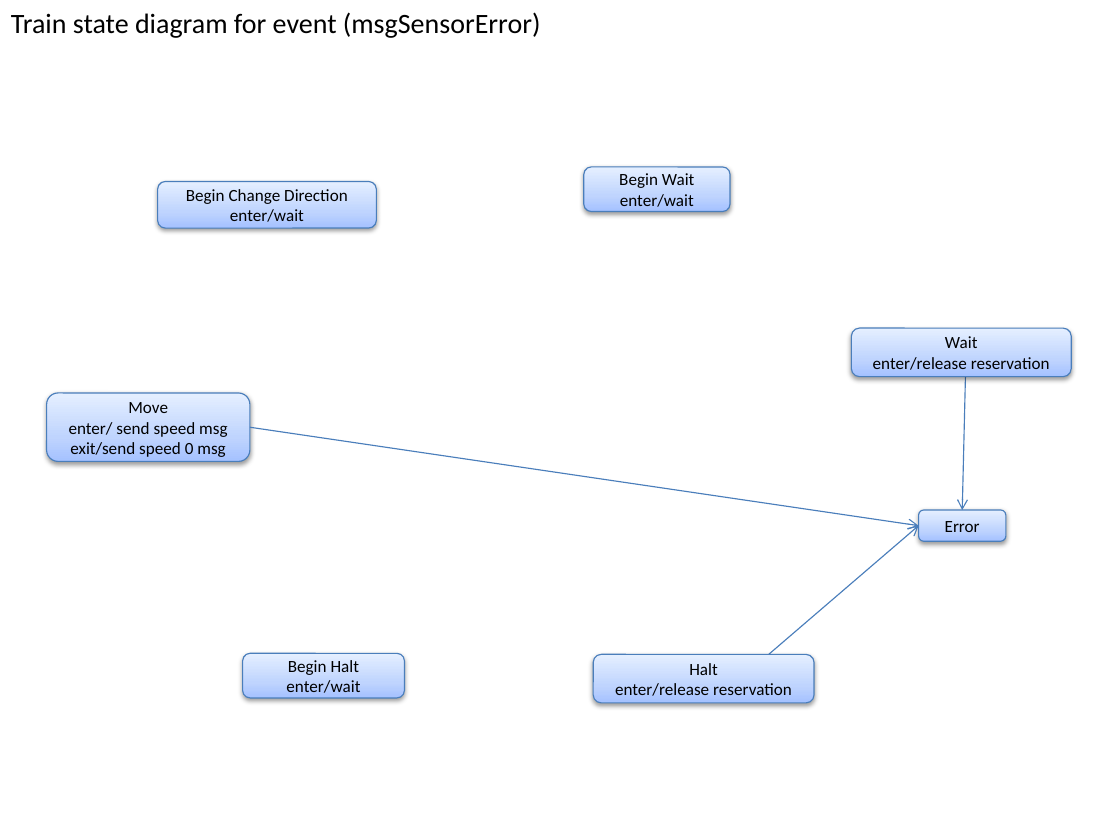
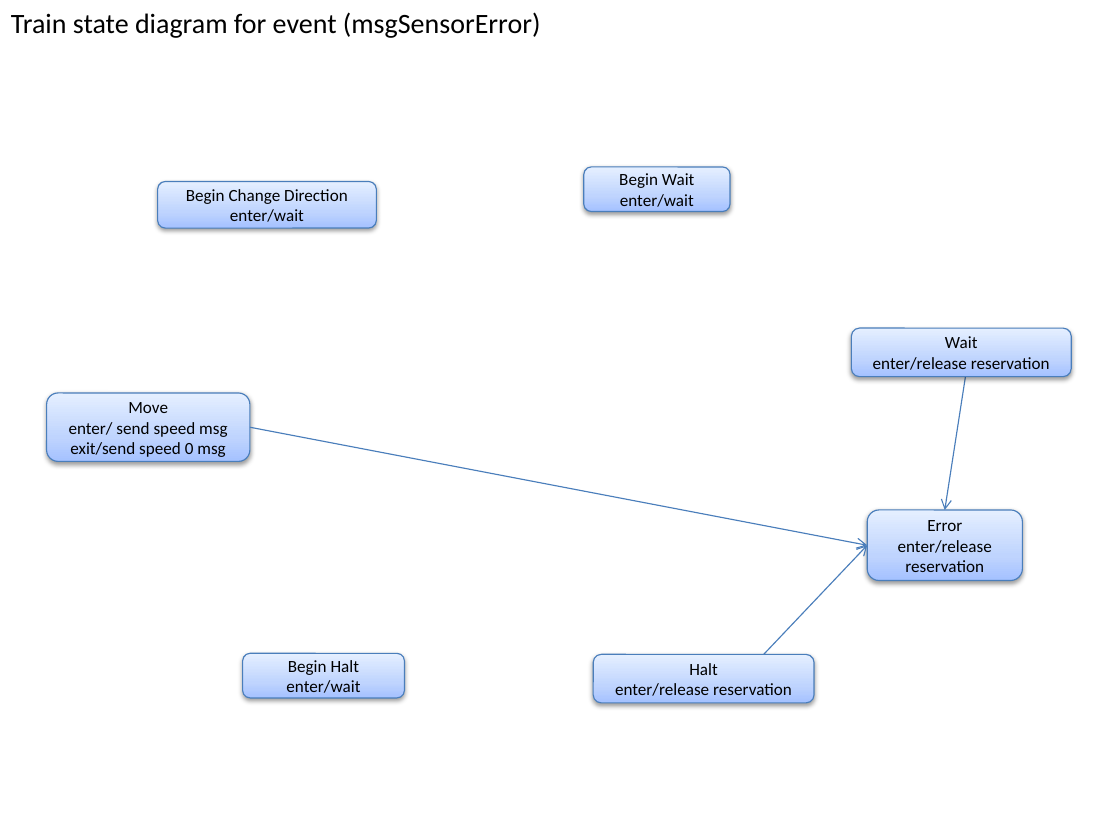
Before and after one commit to mlozborne/motin, a slide deck: slide 44 of Documentation/Design/ControllerDesign.pptx. Drawn at 1120x840 pixels with LibreOffice and Linux fonts; fonts in the diff are those of the drawing. Boxes give left, top, right and bottom in pixels: in the first picture for what was removed or moved away, otherwise in the second. Text is boxed around its words. In the diff, an @@ line names an element or a change of style, - is before the commit and + after.

```diff
--- a/Documentation/Design/ControllerDesign.pptx
+++ b/Documentation/Design/ControllerDesign.pptx
@@ arrow moved from (965, 376) - (962, 510) to (965, 376) - (945, 510) @@
@@ arrow moved from (250, 427) - (918, 525) to (250, 427) - (867, 545) @@
@@ rounded rectangle "Error": place and size @@
-rounded rectangle "Error" at (918, 510, 1006, 541)
+rounded rectangle "Error" at (867, 510, 1023, 580)
@@ arrow moved from (741, 678) - (918, 525) to (741, 678) - (867, 545) @@
@@ text in rounded rectangle at (898, 540, 992, 572): paragraph added @@
+enter/release reservation
```
Also in this commit, not shown: 2 other files.
